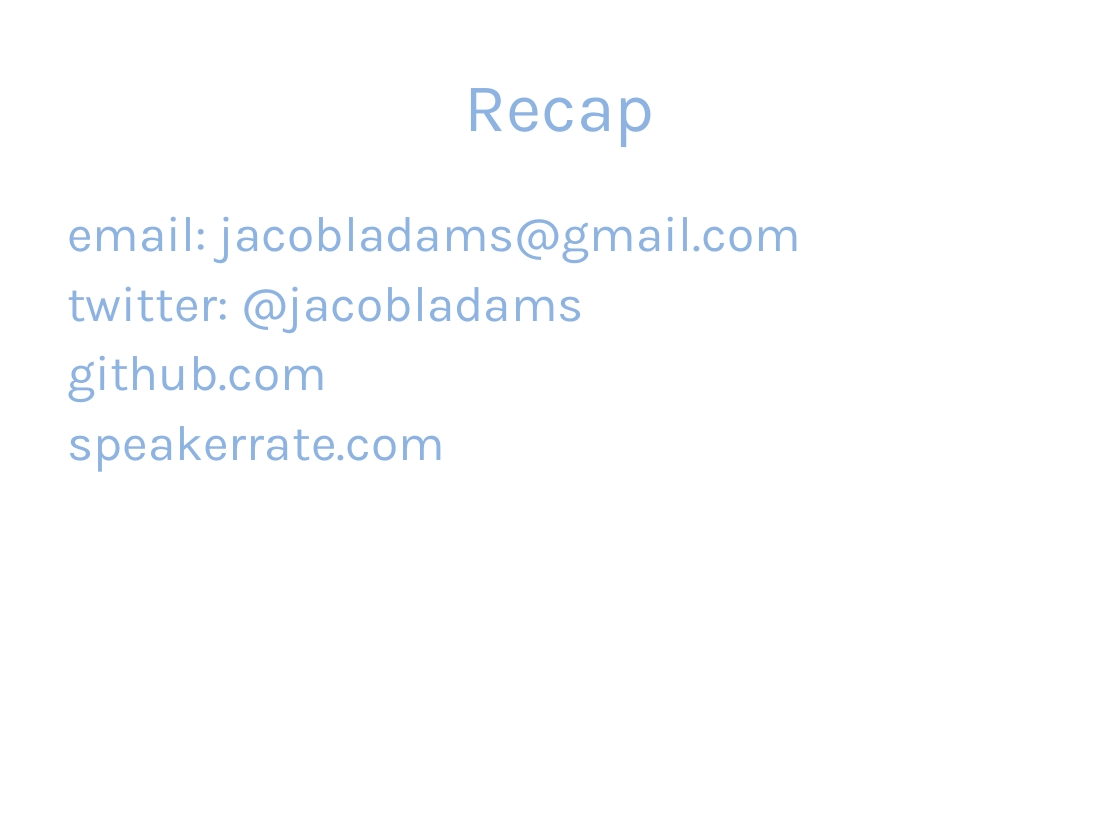
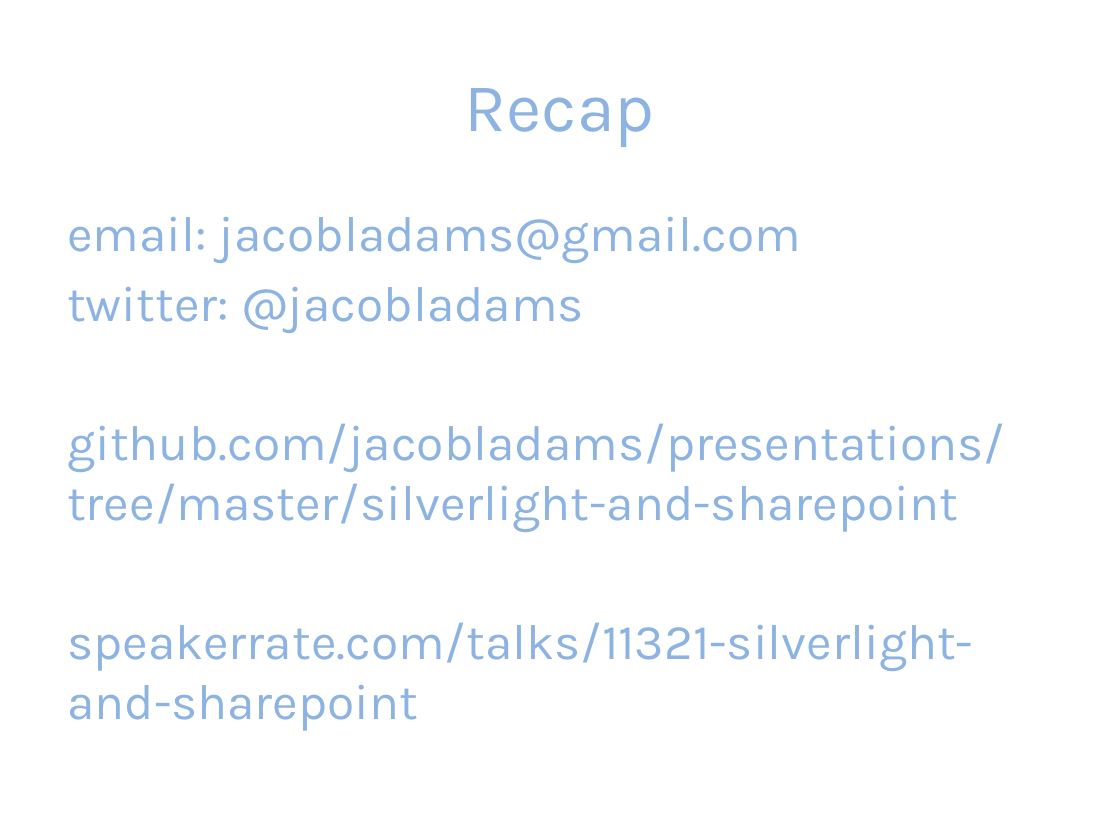
Before and after one commit to jacobladams/presentations, a slide deck: slide 18 of silverlight-and-sharepoint/Silverlight and SharePoint.pptx (slide 19 before the commit). Drawn at 1120x840 pixels with LibreOffice and Linux fonts; fonts in the diff are those of the drawing. Boxes give left, top, right and bottom in pixels: in the first picture for what was removed or moved away, otherwise in the second. Text is boxed around its words. In the diff, an @@ line names an element or a change of style, - is before the commit and + after.

```diff
--- a/silverlight-and-sharepoint/Silverlight and SharePoint.pptx
+++ b/silverlight-and-sharepoint/Silverlight and SharePoint.pptx
@@ text at (67, 423, 1005, 731): text changed @@
-github.com
-speakerrate.com
+github.com/jacobladams/presentations/tree/master/silverlight-and-sharepoint
+speakerrate.com/talks/11321-silverlight-and-sharepoint
```
Also in this commit, not shown: 4 other slides changed, 2 slides added, 1 slide removed.
